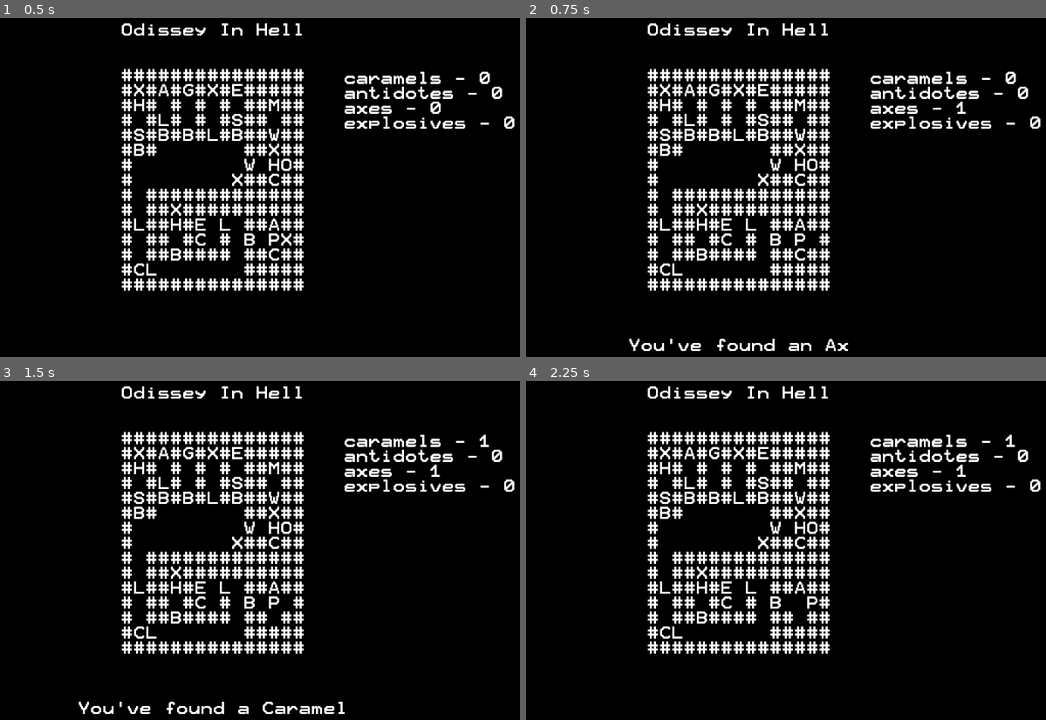
Above: before the commit, frames 1-4 (two rows, left to right).
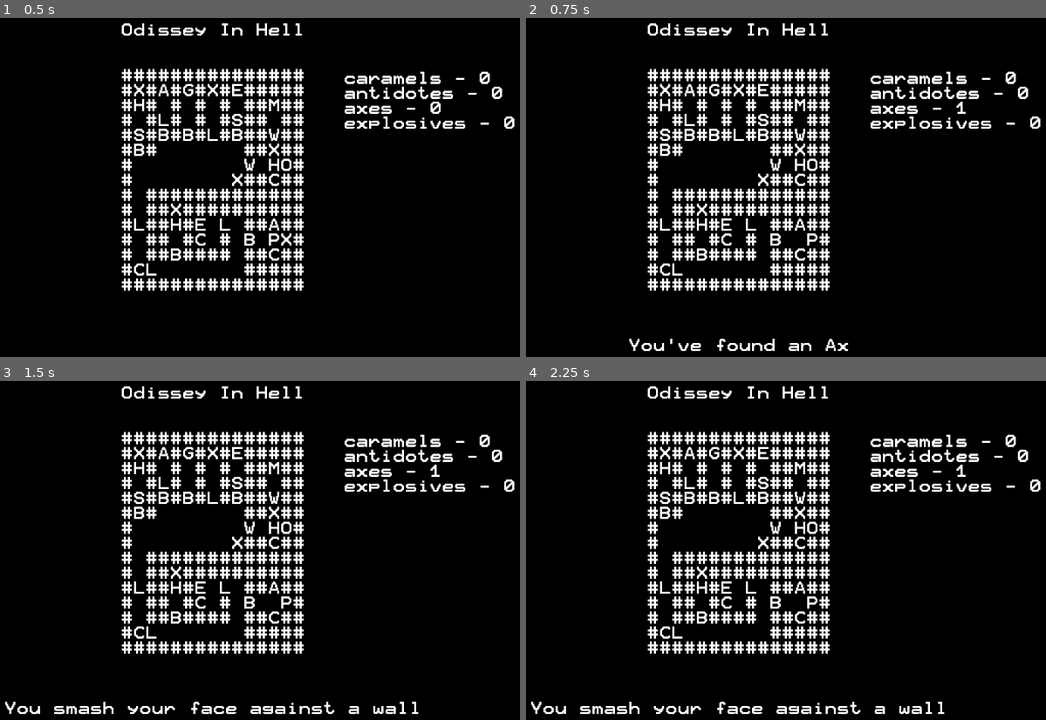
Above: after the commit, the same moments.

Repository: Dukebot/Odissey-in-Hell
Game: Godot game, scene res://src/Main.tscn
The game is run twice, just before and just after one commit, with the same random seed, the same clock (stepped at 60 frames per second) and the same inputs.
Inputs:
- Up to frame 1 (0.5 s): no input
- Up to frame 2 (0.75 s): tap Enter at 0.5 s; hold Right (move_right) from 0.53 s (still down); tap Y (yes) at 0.6 s
- Up to frame 3 (1.5 s): tap Space (continue) at 1.25, 1.35 s; release Right (move_right) at 1.28 s; hold Down (move_down) from 1.28 s (still down)
- Up to frame 4 (2.25 s): tap Y (yes) at 1.55 s; tap Space (continue) at 2 s; release Down (move_down) at 2.03 s; hold Right (move_right) from 2.03 s (still down); tap N (no) at 2.1 s

Frame 1 is identical in both runs. In frame 2, less than 0.1% of the frame differs, in the area x 51-57%, y 63-68%; in frame 3, 1.3%, in the area x 1-95%, y 15-99%; in frame 4, 1.1%.

Commit message:
Refactor and improvements

Diff:
--- a/src/Main.gd
+++ b/src/Main.gd
@@ -46,9 +46,9 @@
 
 func set_use_item_state(item_name: String, target_x: int, target_y: int) -> void:
 	game_state = GameState.USE_ITEM
-	use_item_state.use_item = item_name
-	use_item_state.use_item_x = target_x
-	use_item_state.use_item_y = target_y
+	use_item_state.item = item_name
+	use_item_state.item_x = target_x
+	use_item_state.item_y = target_y
 
 
 func set_combat_state(enemy_key: String, enemy_x: int, enemy_y: int) -> void:
--- a/src/MoveState.gd
+++ b/src/MoveState.gd
@@ -35,43 +35,37 @@
 	if map[x][y] == "#":
 		show_message("You smash your face against a wall")
 	elif map[x][y] == " ":
-		set_player_pos(x, y)
+		set_player_pos(x, y, map)
 		show_message("")
 
 	#Grab item
 	elif map[x][y] == "X":
 		inventory["axes"] += 1
-		map[x][y] = " "
+		set_player_pos(x, y, map)
 		show_message("You've found an Ax")
-
 	elif map[x][y] == "A":
 		inventory["antidotes"] += 1
-		map[x][y] = " "
+		set_player_pos(x, y, map)
 		show_message("You've found an Antidote")
-
 	elif map[x][y] == "C":
 		inventory["caramels"] += 1
-		map[x][y] = " "
+		set_player_pos(x, y, map)
 		show_message("You've found a Caramel")
-
 	elif map[x][y] == "E":
 		inventory["explosives"] += 1
-		map[x][y] = " "
+		set_player_pos(x, y, map)
 		show_message("You've found an Explosive")
-
 	elif map[x][y] == "M":
 		player["weapon"] = "masamune"
-		map[x][y] = " "
+		set_player_pos(x, y, map)
 		show_message("You've found the Masamune!")
-
 	elif map[x][y] == "O":
 		player["armor"] = "onyx_armor"
-		map[x][y] = " "
+		set_player_pos(x, y, map)
 		show_message("You've found the Onyx Armor!")
-
 	elif map[x][y] == "N":
 		player["weapon"] = "necronomicon"
-		map[x][y] = " "
+		set_player_pos(x, y, map)
 		show_message("You've found the Necronomicon!")
 
 	#Use item
@@ -81,7 +75,6 @@
 			main.set_use_item_state("axes", x, y)
 		else:
 			show_message("You need an Ax to destroy a Barred Door")
-
 	elif map[x][y] == "W":
 		if inventory["explosives"] > 0:
 			show_message("Do you want to use an Explosive to destroy the Cracked Wall?\n\nY/N")
@@ -91,25 +84,16 @@
 
 	#Enemy combat
 	elif map[x][y] == "L":
-		#show_message("TODO combat with enemy")
-		#map[x][y] = " "
 		main.set_combat_state("lesser_demon", x, y)
-
 	elif map[x][y] == "S":
-		show_message("TODO combat with enemy")
-		map[x][y] = " "
-
+		main.set_combat_state("succubus", x, y)
 	elif map[x][y] == "H":
-		show_message("TODO combat with enemy")
-		map[x][y] = " "
-
+		main.set_combat_state("hell_prision_guard", x, y)
 	elif map[x][y] == "G":
-		show_message("TODO combat with enemy")
-		map[x][y] = " "
+		main.set_combat_state("gaahl", x, y)
 
 
-func set_player_pos(x: int, y: int) -> void:
-	var map = main.map
+func set_player_pos(x: int, y: int, map: Array) -> void:
 	map[player_x][player_y] = " "
 	map[x][y] = "P"
 	player_x = x
--- a/src/UseItemState.gd
+++ b/src/UseItemState.gd
@@ -1,25 +1,25 @@
 class_name UseItemState extends Node
 
-var use_item: String = ""
-var use_item_x: int
-var use_item_y: int
+var item: String = ""
+var item_x: int
+var item_y: int
 
 onready var main = get_parent()
 
 
 func process_state() -> void:
-	var inventory = main.inventory
-	var map = main.map
+	if Input.is_action_just_pressed("yes"):
+		var inventory = main.inventory
+		var map = main.map
 
-	if Input.is_action_just_pressed("yes"):
-		inventory[use_item] -= 1
+		inventory[item] -= 1
 
-		if map[use_item_x][use_item_y] == "B":
-			map[use_item_x][use_item_y] = " "
+		if map[item_x][item_y] == "B":
+			map[item_x][item_y] = " "
 			main.show_message("You destroy the Barred Door with your Ax")
 
-		elif map[use_item_x][use_item_y] == "W":
-			map[use_item_x][use_item_y] = " "
+		elif map[item_x][item_y] == "W":
+			map[item_x][item_y] = " "
 			main.show_message("You destroy the Cracked Wall with your Explosive")
 
 		main.set_move_state()
